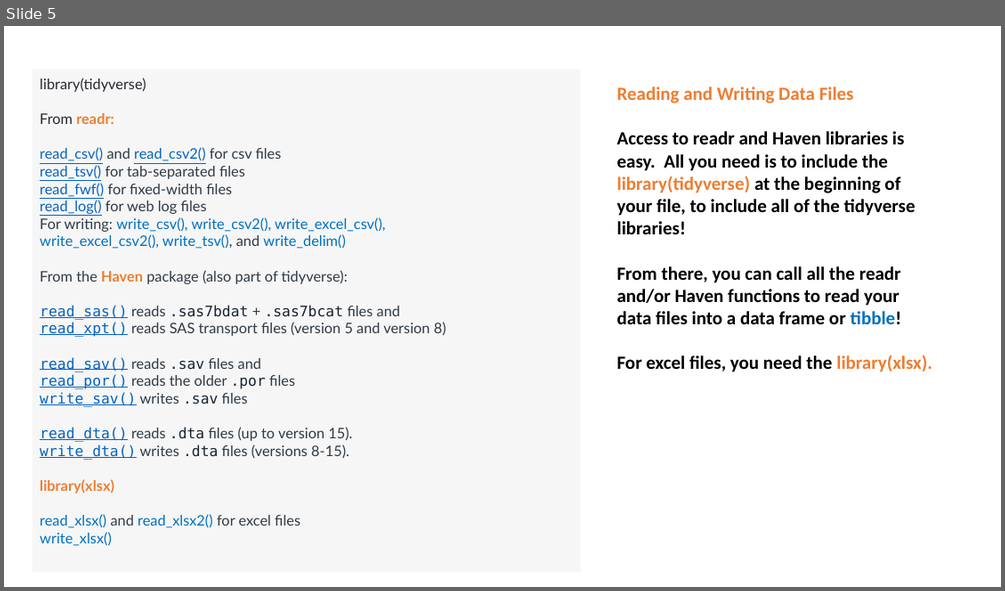
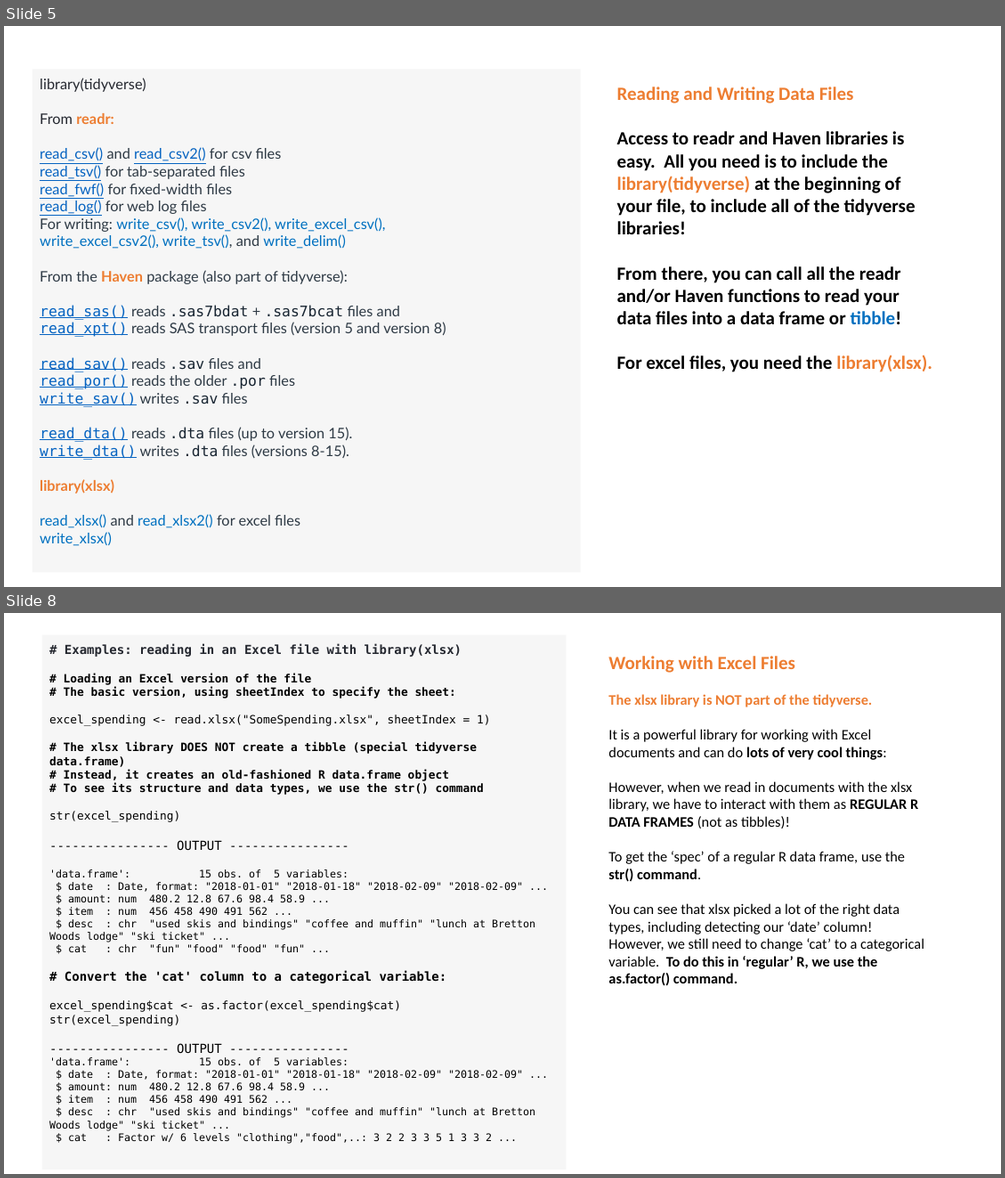
Before and after one commit to krashr-ds/R-cs-course, a slide deck: Lesson 6 - Reading and Wrangling Data with Tidyverse.pptx. Shown one above the other, each under a label of ours: slide 5 before the commit, slides 5 and 8 after it; the slides between them are not shown. The pictures are 1005x591 and 1005x1178 pixels, drawn with LibreOffice and Linux fonts; fonts in the diff are those of the drawing. Boxes give left, top, right and bottom in pixels: in the first picture for what was removed or moved away, otherwise in the second. Text is boxed around its words. In the diff, an @@ line names an element or a change of style, - is before the commit and + after.

```diff
--- a/Lesson 6 - Reading and Wrangling Data with Tidyverse.pptx
+++ b/Lesson 6 - Reading and Wrangling Data with Tidyverse.pptx
@@ slide 8 added at (x1=4, y1=613, x2=1001, y2=1174), background #FFFFFF @@
@@ rectangle added at (x1=42, y1=634, x2=566, y2=1169), fill #F6F6F6, 10 pt, text #000000 @@
+# Examples: reading in an Excel file with library(xlsx)
+# Loading an Excel version of the file
+# The basic version, using sheetIndex to specify the sheet:
+excel_spending <- read.xlsx("SomeSpending.xlsx", sheetIndex = 1)
+# The xlsx library DOES NOT create a tibble (special tidyverse data.frame)
+# Instead, it creates an old-fashioned R data.frame object
+# To see its structure and data types, we use the str() command
+str(excel_spending)
+---------------- OUTPUT ----------------
+'data.frame': 15 obs. of 5 variables:
+$ date : Date, format: "2018-01-01" "2018-01-18" "2018-02-09" "2018-02-09" ...
+$ amount: num 480.2 12.8 67.6 98.4 58.9 ...
+$ item : num 456 458 490 491 562 ...
+$ desc : chr "used skis and bindings" "coffee and muffin" "lunch at Bretton Woods lodge" "ski ticket" ...
+$ cat : chr "fun" "food" "food" "fun" ...
+# Convert the 'cat' column to a categorical variable:
+excel_spending$cat <- as.factor(excel_spending$cat)
+str(excel_spending)
+---------------- OUTPUT ----------------
+'data.frame': 15 obs. of 5 variables:
+$ date : Date, format: "2018-01-01" "2018-01-18" "2018-02-09" "2018-02-09" ...
+$ amount: num 480.2 12.8 67.6 98.4 58.9 ...
+$ item : num 456 458 490 491 562 ...
+$ desc : chr "used skis and bindings" "coffee and muffin" "lunch at Bretton Woods lodge" "ski ticket" ...
+$ cat : Factor w/ 6 levels "clothing","food",..: 3 2 2 3 3 5 1 3 3 2 ...
@@ text added at (x1=608, y1=656, x2=924, y2=986), 14 pt, text #000000 @@
+Working with Excel Files
+The xlsx library is NOT part of the tidyverse.
+It is a powerful library for working with Excel documents and can do lots of very cool things:
+However, when we read in documents with the xlsx library, we have to interact with them as REGULAR R DATA FRAMES (not as tibbles)!
+To get the ‘spec’ of a regular R data frame, use the str() command.
+You can see that xlsx picked a lot of the right data types, including detecting our ‘date’ column! However, we still need to change ‘cat’ to a categorical variable. To do this in ‘regular’ R, we use the as.factor() command.
```
Also in this commit, not shown: 6 slides changed, 19 other slides added, 19 slides removed, 49 other files.
